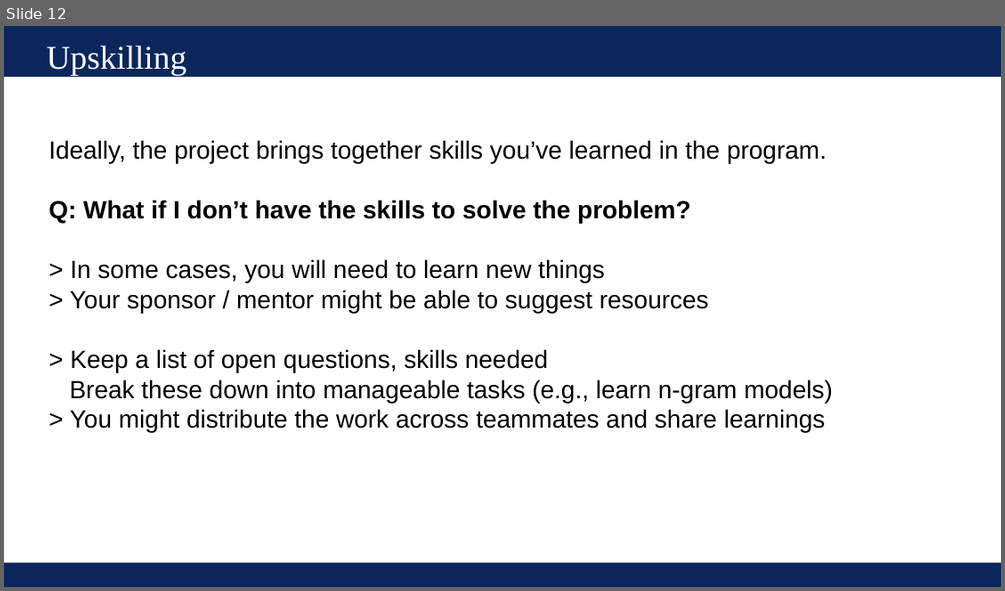
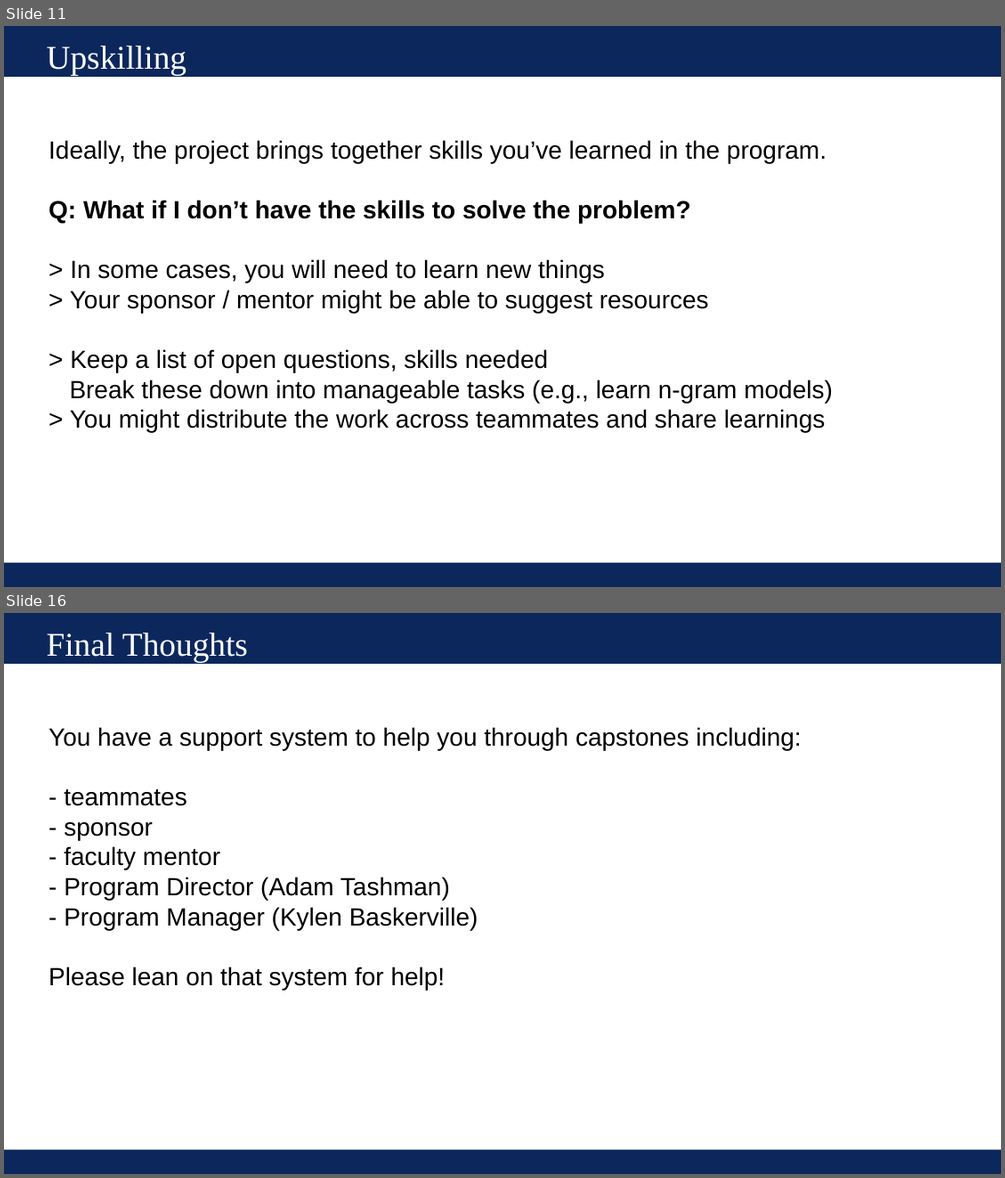
Before and after one commit to UVADS/ds6011, a slide deck: 08_getting_started_and_troubleshooting.pptx. Shown one above the other, each under a label of ours: slide 12 before the commit, slides 11 and 16 after it; the slides between them are not shown. The pictures are 1005x591 and 1005x1178 pixels, drawn with LibreOffice and Linux fonts; fonts in the diff are those of the drawing. Boxes give left, top, right and bottom in pixels: in the first picture for what was removed or moved away, otherwise in the second. Text is boxed around its words. In the diff, an @@ line names an element or a change of style, - is before the commit and + after.

```diff
--- a/08_getting_started_and_troubleshooting.pptx
+++ b/08_getting_started_and_troubleshooting.pptx
@@ slide 16 added at (x1=4, y1=613, x2=1001, y2=1174), background #FFFFFF; not listed: 2 template elements that a slide beside it also shows @@
@@ text added at (x1=47, y1=633, x2=248, y2=662), 32 pt, text #FFFFFF @@
+Final Thoughts
@@ text added at (x1=48, y1=727, x2=801, y2=989), 24 pt, text #000000 @@
+You have a support system to help you through capstones including:
+- teammates
+- sponsor
+- faculty mentor
+- Program Director (Adam Tashman)
+- Program Manager (Kylen Baskerville)
+Please lean on that system for help!
@@ what was slide 12 is now slide 11 @@
```
Also in this commit, not shown: 4 slides changed, 4 other slides added, 1 slide removed, 2 other files.
